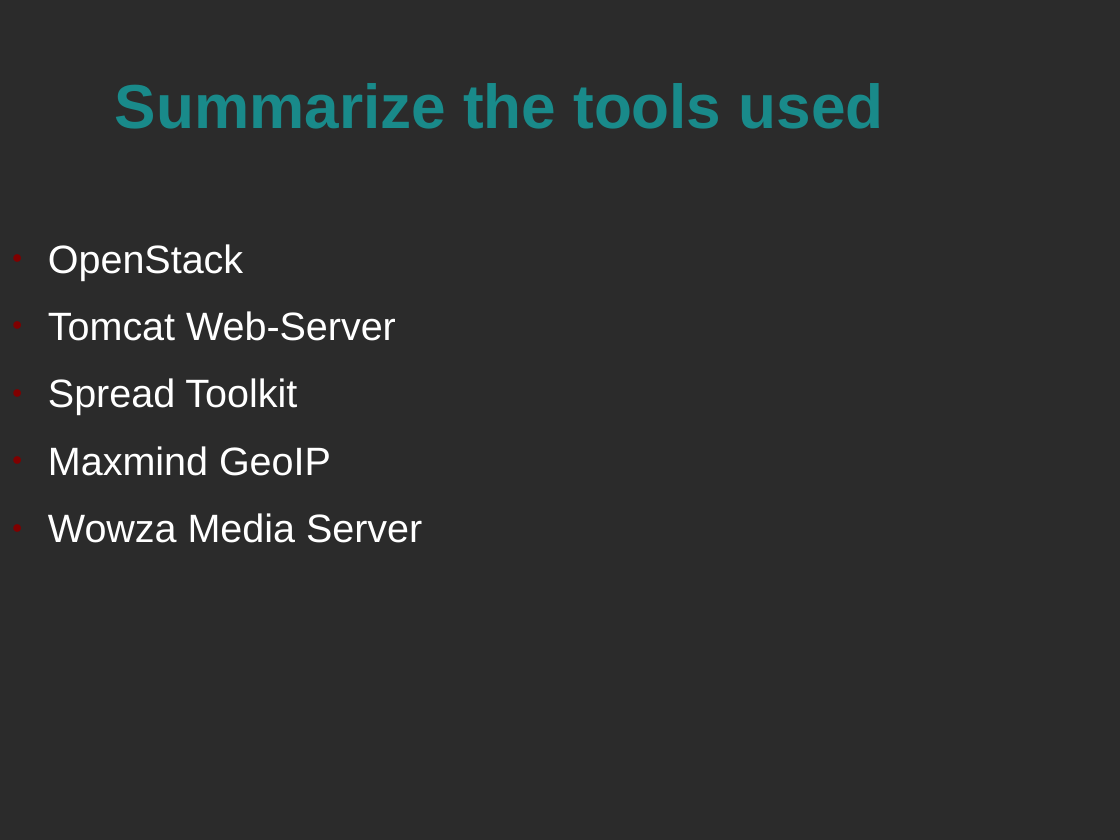
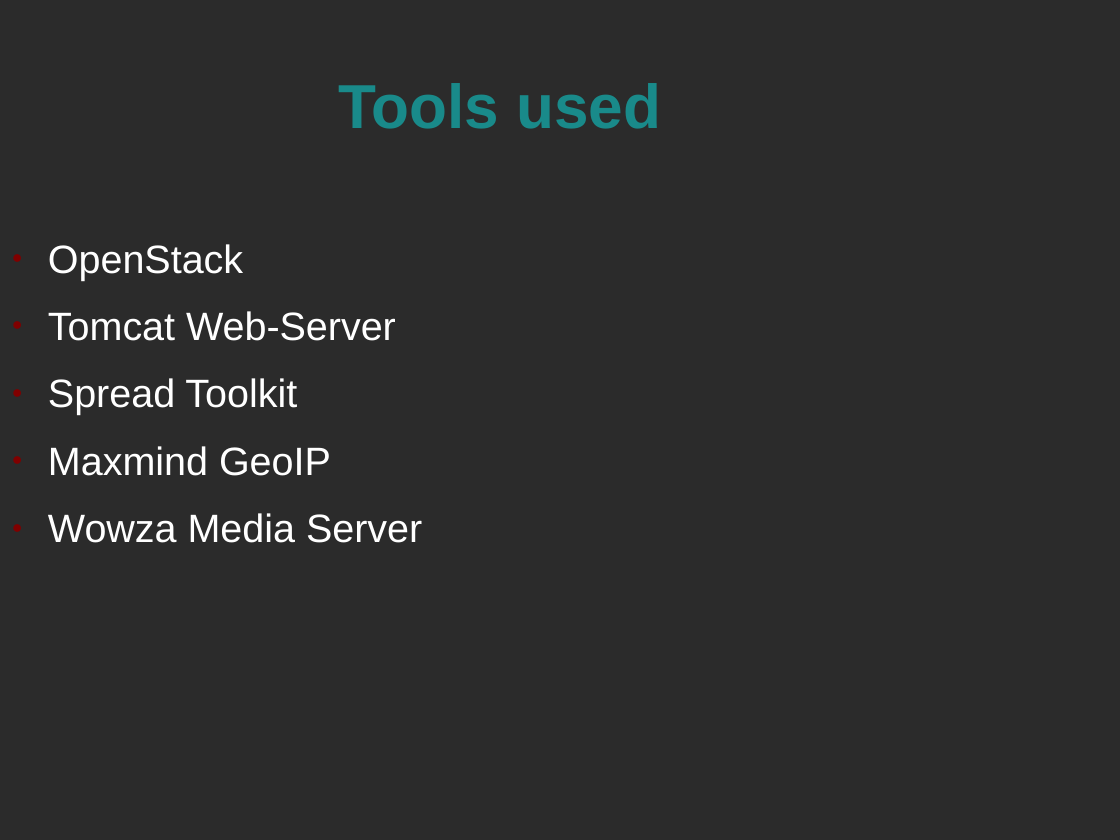
Before and after one commit to kunallillaney/adv-dist-streaming-service, a slide deck: slide 19 of website/Presentation.odp (slide 6 before the commit). Drawn at 1120x840 pixels with LibreOffice and Linux fonts; fonts in the diff are those of the drawing; background and template pictures are left out; a plain dark background stands for a picture behind light text. Boxes give left, top, right and bottom in pixels: in the first picture for what was removed or moved away, otherwise in the second. Text is boxed around its words. In the diff, an @@ line names an element or a change of style, - is before the commit and + after.

```diff
--- a/website/Presentation.odp
+++ b/website/Presentation.odp
@@ title at <box>338,83,661,129</box>: text changed @@
-Summarize the tools used
+Tools used
```
Also in this commit, not shown: 6 other slides changed, 17 slides added, 1 slide removed, 1 other file.
